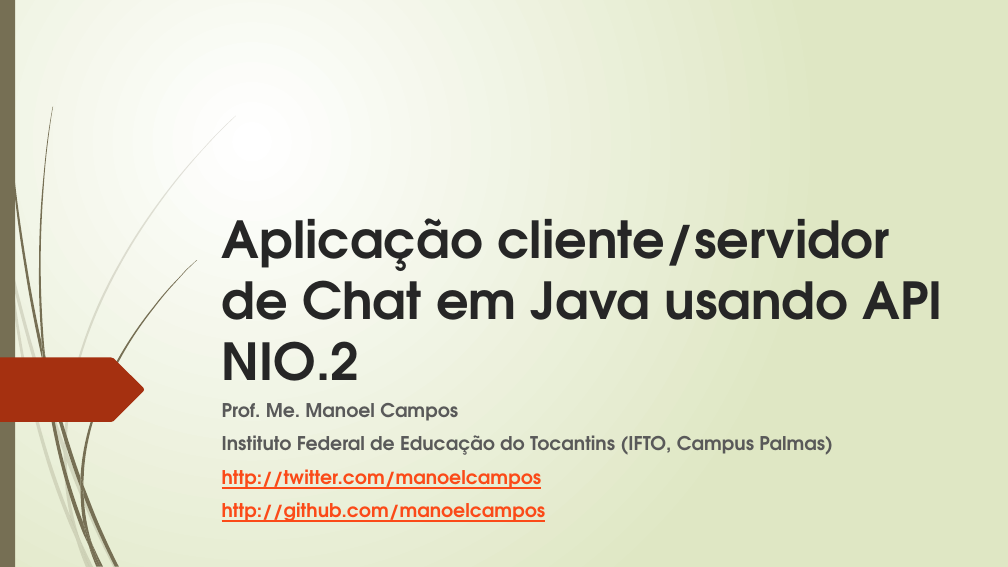
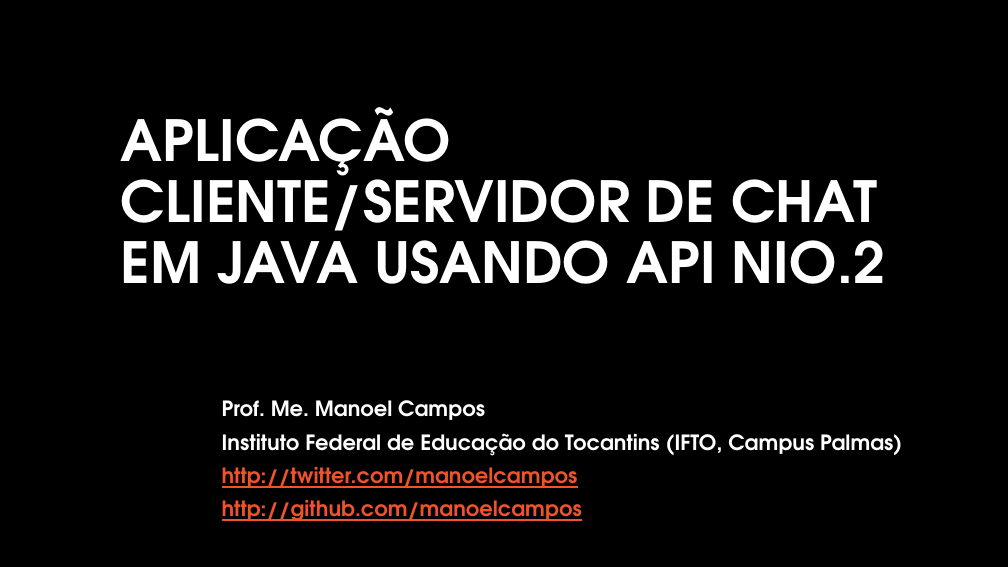
Before and after one commit to manoelcampos/sistemas-distribuidos, a slide deck: slide 1 of projects/03-non-blocking-chat-socketchannel-nio2/chat-non-blocking.pptx. Drawn at 1008x567 pixels with LibreOffice and Linux fonts; fonts in the diff are those of the drawing; background and template pictures are left out. Boxes give left, top, right and bottom in pixels: in the first picture for what was removed or moved away, otherwise in the second. Text is boxed around its words. In the diff, an @@ line names an element or a change of style, - is before the commit and + after.

```diff
--- a/projects/03-non-blocking-chat-socketchannel-nio2/chat-non-blocking.pptx
+++ b/projects/03-non-blocking-chat-socketchannel-nio2/chat-non-blocking.pptx
@@ background gradient #FFFFFF to #DFE8C4 to #000000 @@
@@ rectangle removed at (x1=0, y1=0, x2=15, y2=567) @@
@@ title at (x1=121, y1=107, x2=885, y2=284): text changed; size 48.6 to 54 pt; text colour #262626 to #FFFFFF @@
-Aplicação cliente/servidor de Chat em Java usando API NIO.2
+APLICAÇÃO CLIENTE/SERVIDOR DE CHAT EM JAVA USANDO API NIO.2
@@ freeform shape removed at (x1=0, y1=358, x2=144, y2=422) @@
@@ subtitle "Prof. Me. Manoel Campos" at (x1=222, y1=400, x2=902, y2=521): size 18 to 20 pt; text colour #595959 to #FFFFFF in "Prof. Me. Manoel Campos", "Instituto Federal de Educação do Tocantins (IFTO, ..."; text colour #FB4A18 to #F0532B in "http://twitter.com/manoelcampos", "http://github.com/manoelcampos"; line spacing 1 to 0.9 @@
@@ group removed at (x1=0, y1=116, x2=236, y2=567): 10 freeform shapes @@
@@ group removed at (x1=2, y1=0, x2=197, y2=567): 12 freeform shapes @@
```
Also in this commit, not shown: 14 other slides changed, 2 other files.
